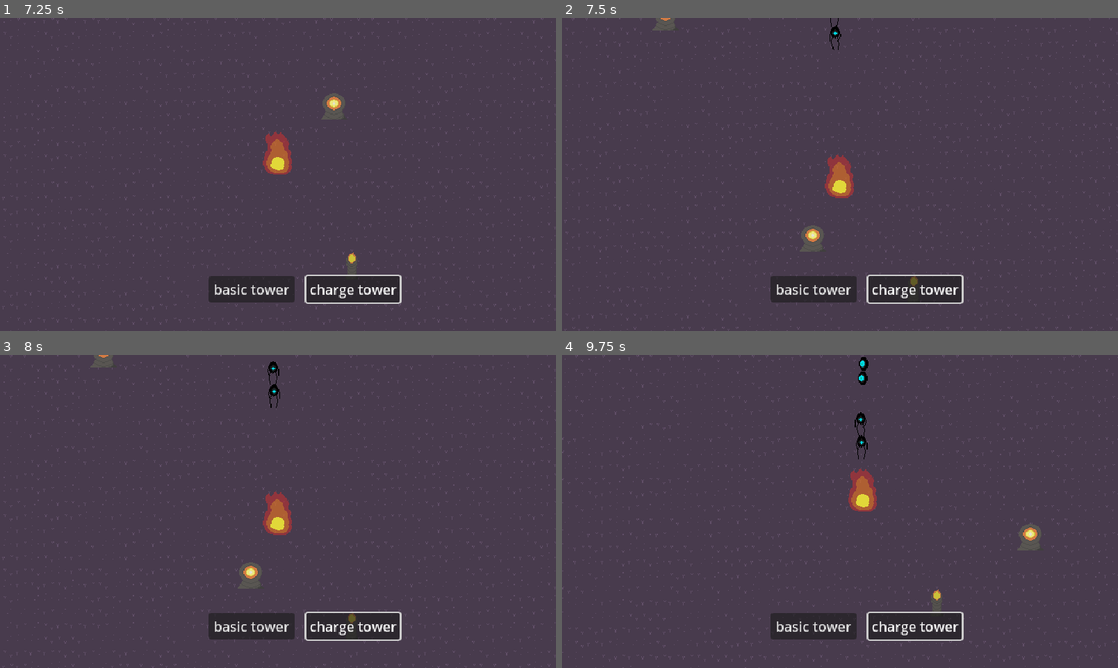
Above: before the commit, frames 1-4 (two rows, left to right).
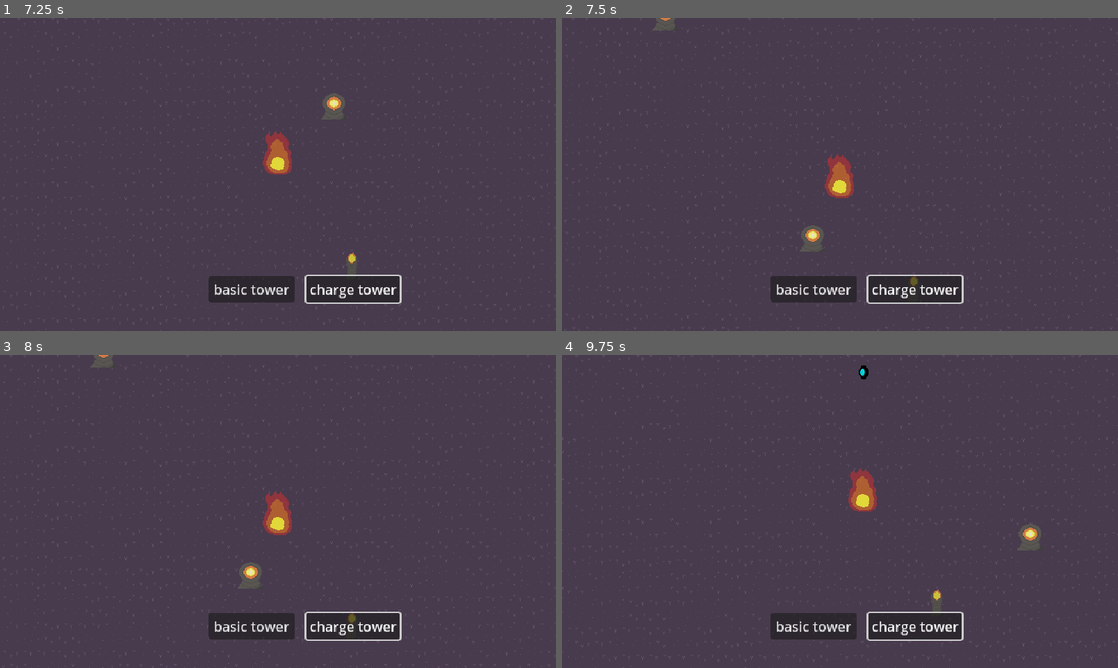
Above: after the commit, the same moments.

Repository: sushitoad/tower-defense-prototype
Game: Godot game, scene res://scenes/test_scene.tscn
The game is run twice, just before and just after one commit, with the same random seed, the same clock (stepped at 60 frames per second) and the same inputs.
Inputs (mouse positions are in pixels of both pictures, inside the frame that each line leads up to):
- Up to frame 1 (7.25 s): click "basic tower" at 0.5 s; click "charge tower" at 1.25 s; click "basic tower" at 2 s; click "charge tower" at 2.75 s; click "basic tower" at 3.5 s; click "charge tower" at 4.25 s; tap Enter at 5, 6.5 s; move the mouse to (400, 158) at 5.02 s; tap S (CameraDown) at 5.1 s; tap Space at 5.75 s; move the mouse to (166, 190) at 5.77 s; tap A (CameraLeft) at 5.85 s; move the mouse to (333, 105) at 6.52 s; tap D (CameraRight) at 6.6 s
- Up to frame 2 (7.5 s): tap Space at 7.25 s; move the mouse to (812, 237) at 7.27 s; tap W (CameraUp) at 7.35 s
- Up to frame 3 (8 s): no input
- Up to frame 4 (9.75 s): move the mouse to (1006, 558) at 8.02 s; click (1006, 558) at 8.1 s; move the mouse to (673, 464) at 8.77 s; tap S (CameraDown) at 8.85 s; move the mouse to (867, 511) at 9.52 s; tap A (CameraLeft) at 9.6 s

Frame 1 is identical in both runs. In frame 2, less than 0.1% of the frame differs, in the area x 48-51%, y 0-11%; in frame 3, 0.1%; in frame 4, 0.3%, in the area x 52-56%, y 0-34%.

Commit message:
spawner messin

Diff:
--- a/scripts/enemy_spawner.gd
+++ b/scripts/enemy_spawner.gd
@@ -3,7 +3,7 @@
 
 @export var enemyTypeOne: PackedScene
 @export var enemyTypeTwo: PackedScene
-@export var numberToSpawn: int = 1
+@export var spawnNumberBase: int = 1
 @export var enemySpawnRatio: float = 0.5
 @export var timeBetweenSpawns: float = 10
 @export var spawnDelay: float = 0.3
@@ -15,6 +15,7 @@
 	SpawnAllEnemies()
 
 func SpawnAllEnemies():
+	var numberToSpawn = spawnNumberBase #and then add the counter in level manager
 	var numberOfOne: int = int(roundf(numberToSpawn * enemySpawnRatio))
 	var numberOfTwo: int = numberToSpawn - numberOfOne
 	SpawnEnemyType(numberOfOne, enemyTypeOne)
--- a/scripts/level_manager.gd
+++ b/scripts/level_manager.gd
@@ -1,4 +1,12 @@
 extends Node
+
+var timeSinceLevelLoad: float = 0
+
+func _ready() -> void:
+	timeSinceLevelLoad = 0
+
+func _process(delta: float) -> void:
+	timeSinceLevelLoad += delta
 
 func GameOver():
 	get_tree().reload_current_scene()
